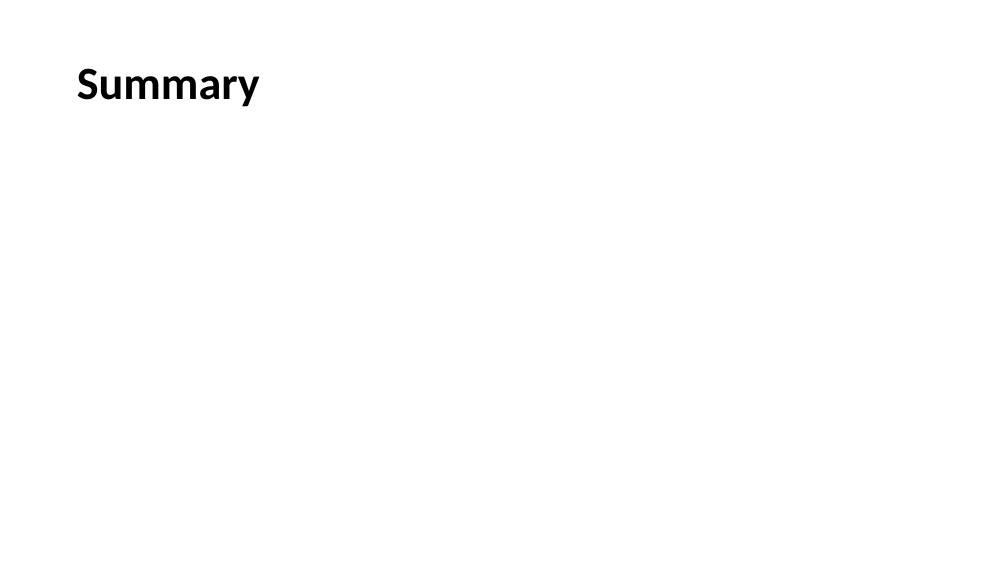
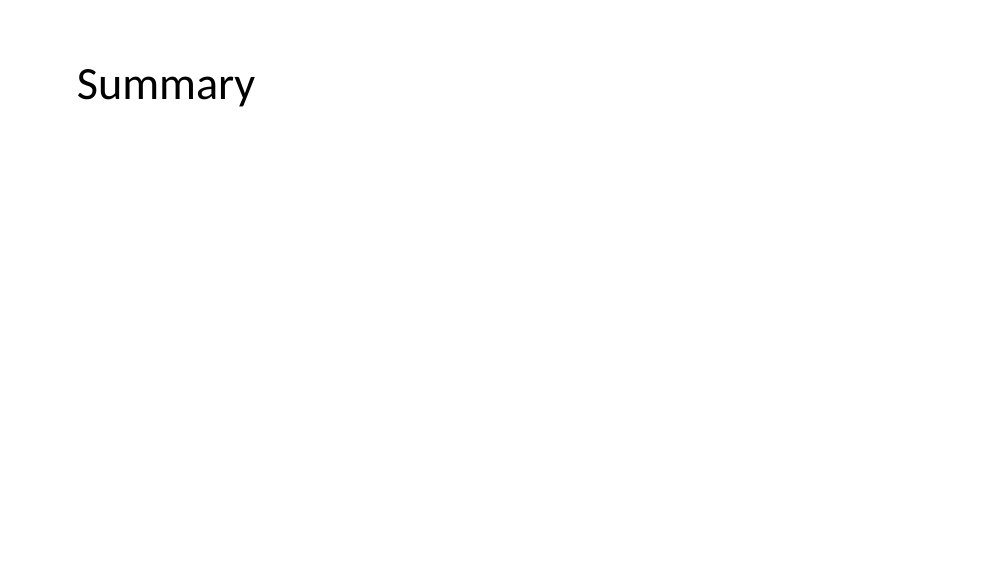
Before and after one commit to CharlotteElle/GyroProject, a slide deck: slide 7 of Project Presentation.pptx (slide 6 before the commit). Drawn at 1008x567 pixels with LibreOffice and Linux fonts; fonts in the diff are those of the drawing. Boxes give left, top, right and bottom in pixels: in the first picture for what was removed or moved away, otherwise in the second. Text is boxed around its words. In the diff, an @@ line names an element or a change of style, - is before the commit and + after.

```diff
--- a/Project Presentation.pptx
+++ b/Project Presentation.pptx
@@ title "Summary" at (77, 69, 255, 107): bold off @@
```
Also in this commit, not shown: 3 other slides changed, 2 slides added, 1 slide removed.
